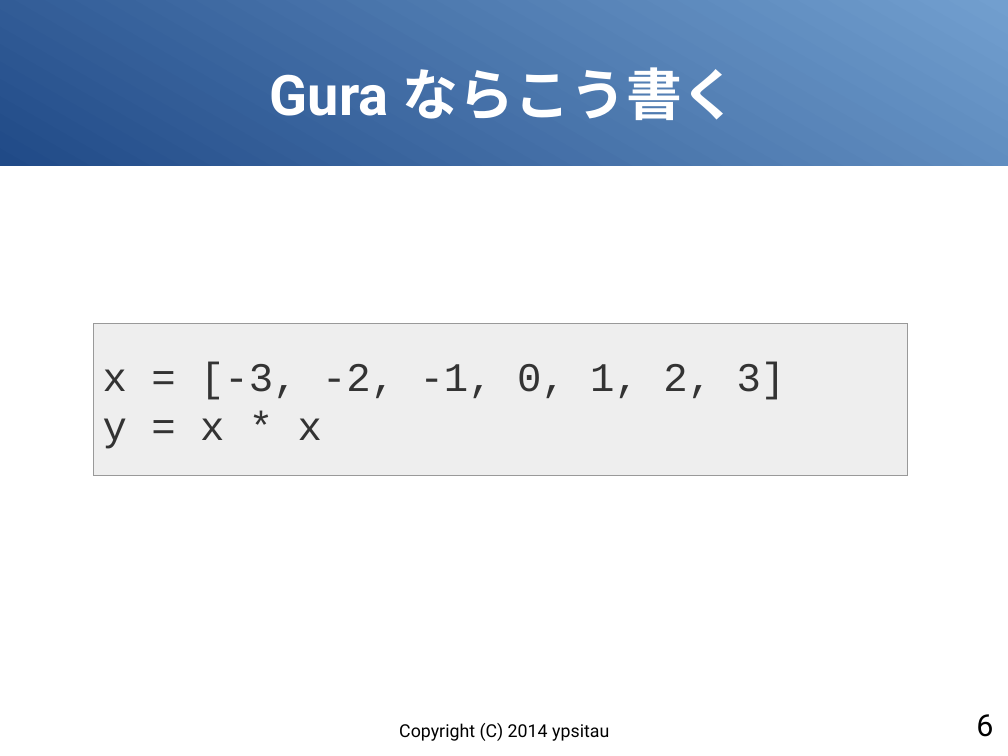
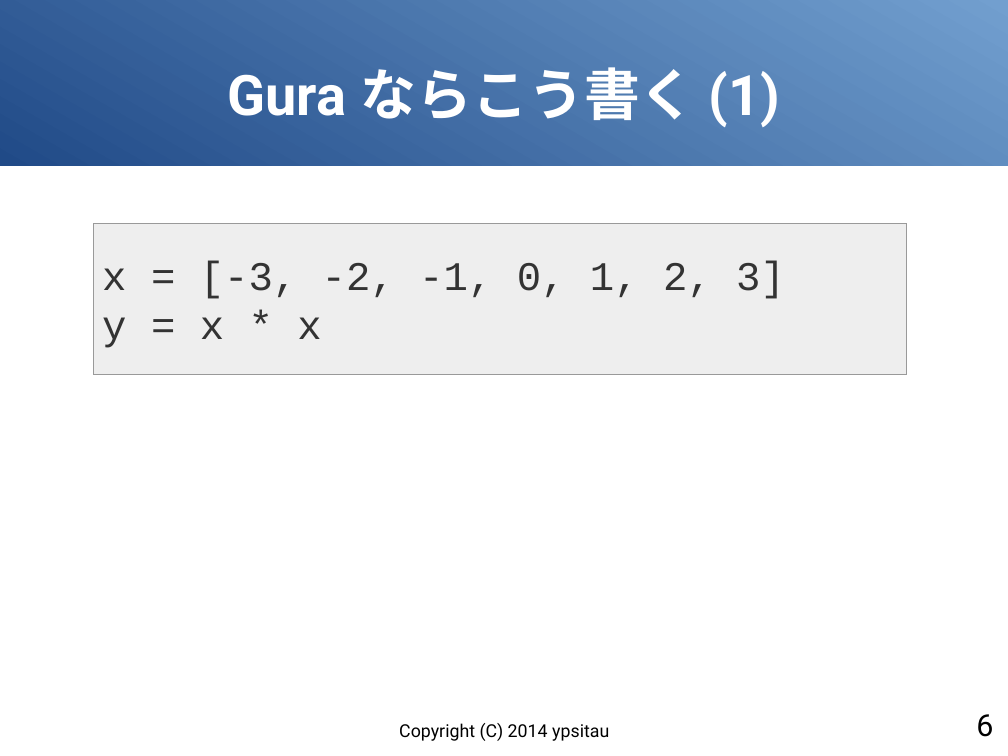
Before and after one commit to gura-lang/gura-doc, a slide deck: slide 6 of presentation/gura-introduction.odp. Drawn at 1008x756 pixels with LibreOffice and Linux fonts; fonts in the diff are those of the drawing. Boxes give left, top, right and bottom in pixels: in the first picture for what was removed or moved away, otherwise in the second. Text is boxed around its words. In the diff, an @@ line names an element or a change of style, - is before the commit and + after.

```diff
--- a/presentation/gura-introduction.odp
+++ b/presentation/gura-introduction.odp
@@ title at (x1=228, y1=67, x2=780, y2=127): text changed @@
-Gura ならこう書く
+Gura ならこう書く (1)
@@ rectangle "x = [-3, -2, -1, ..." moved from (x1=93, y1=324, x2=907, y2=475) to (x1=93, y1=223, x2=907, y2=374) @@
```
Also in this commit, not shown: 4 other slides changed, 2 slides added.
